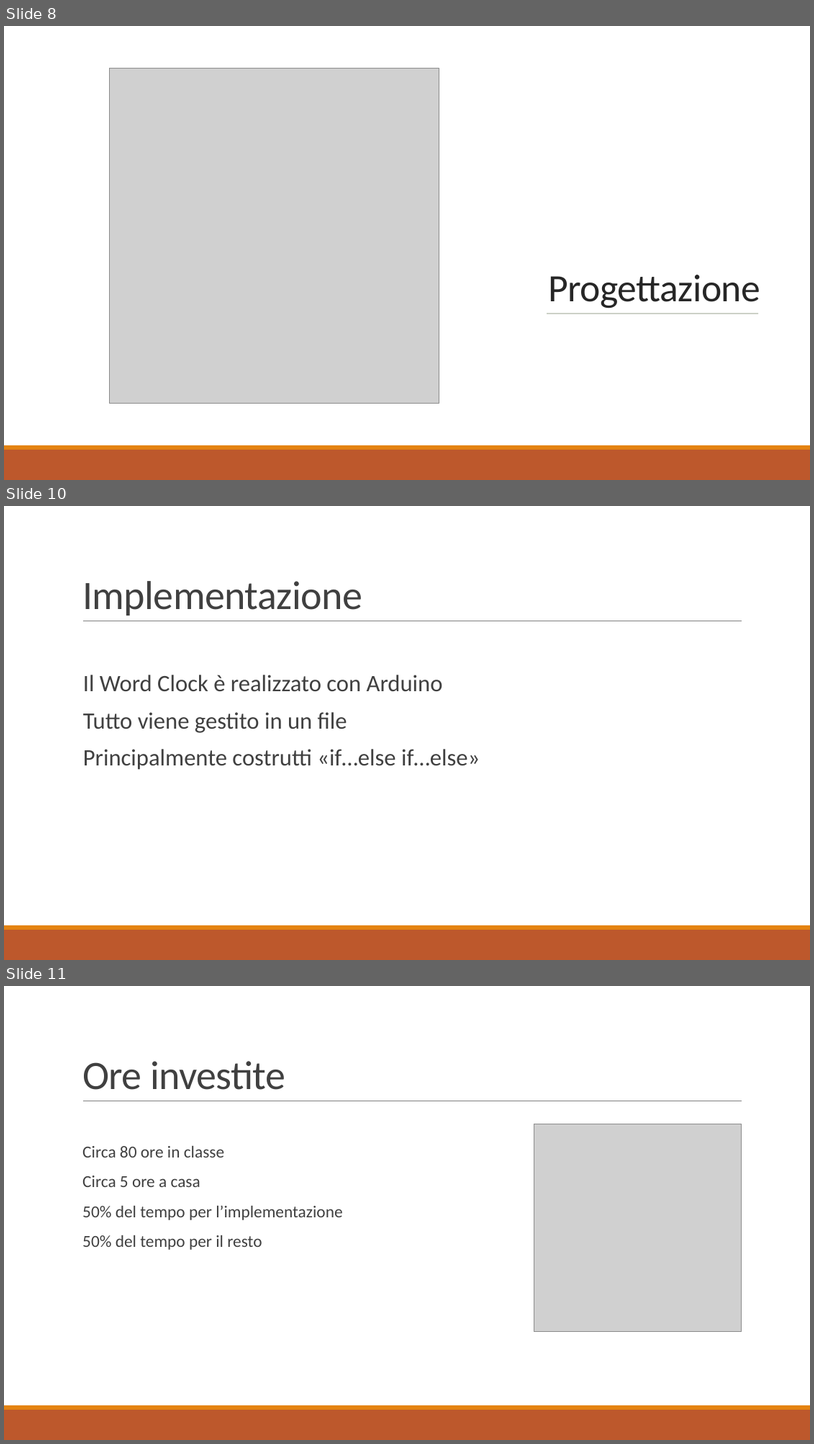
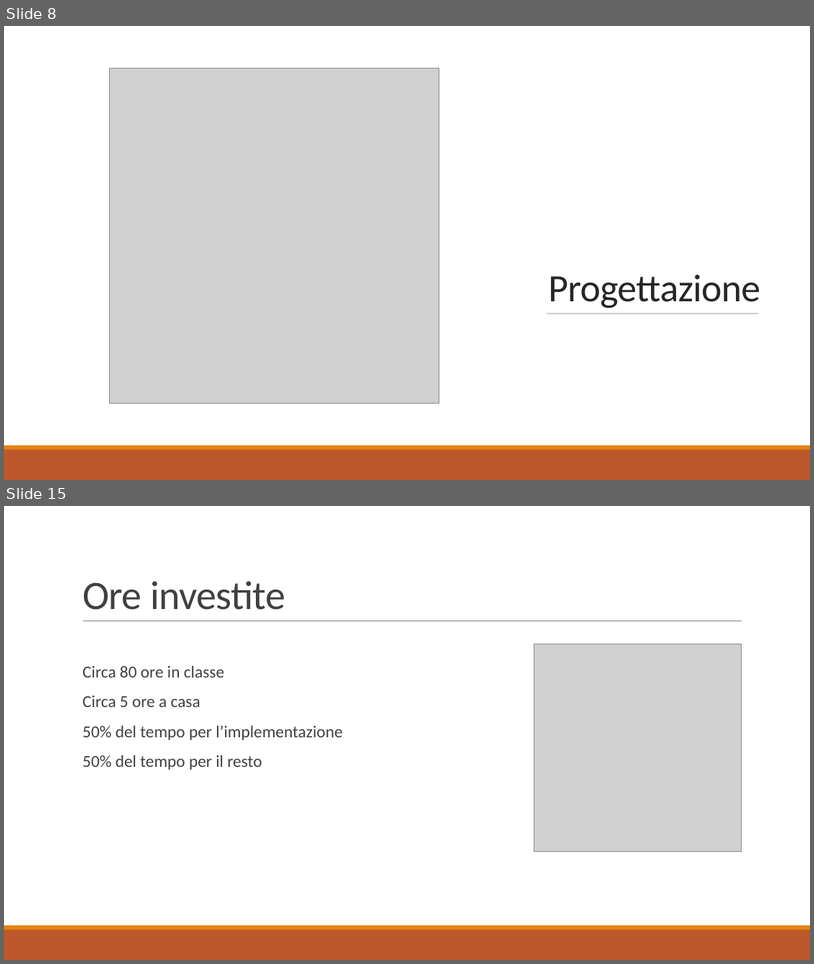
Before and after one commit to PaoloWeishaupt/Word-Clock, a slide deck: Presentazione/Presentazione_Word_Clock.pptx. Shown one above the other, each under a label of ours: slides 8, 10 and 11 before the commit, slides 8 and 15 after it; the slides between them are not shown. The pictures are 814x1444 and 814x964 pixels, drawn with LibreOffice and Linux fonts; fonts in the diff are those of the drawing; grey boxes stand for pictures. Boxes give left, top, right and bottom in pixels: in the first picture for what was removed or moved away, otherwise in the second. Text is boxed around its words. In the diff, an @@ line names an element or a change of style, - is before the commit and + after.

```diff
--- a/Presentazione/Presentazione_Word_Clock.pptx
+++ b/Presentazione/Presentazione_Word_Clock.pptx
@@ slide 10 removed at [4,506,810,960], background #FFFFFF; not listed: 3 template elements that a slide beside it also shows @@
@@ title removed at [82,581,363,615] @@
-Implementazione
@@ text removed at [83,674,480,770] @@
-  Il Word Clock è realizzato con Arduino
-  Tutto viene gestito in un file
-  Principalmente costrutti «if…else if…else»
@@ what was slide 11 is now slide 15 @@
```
Also in this commit, not shown: 3 slides changed, 5 slides added.
